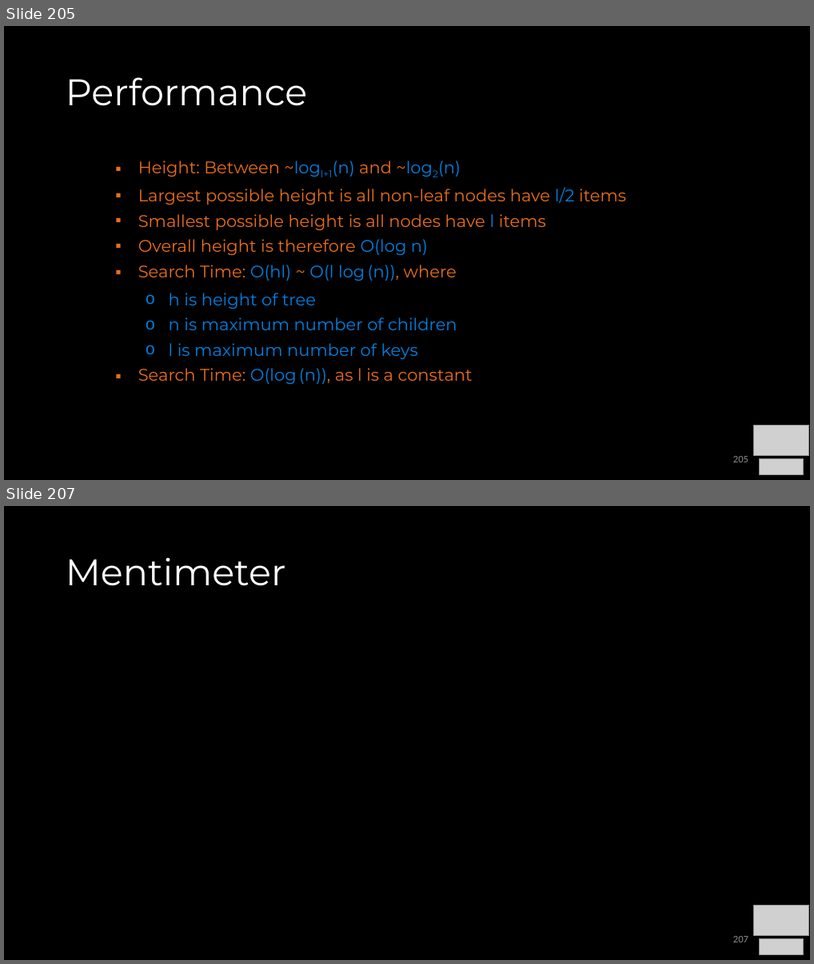
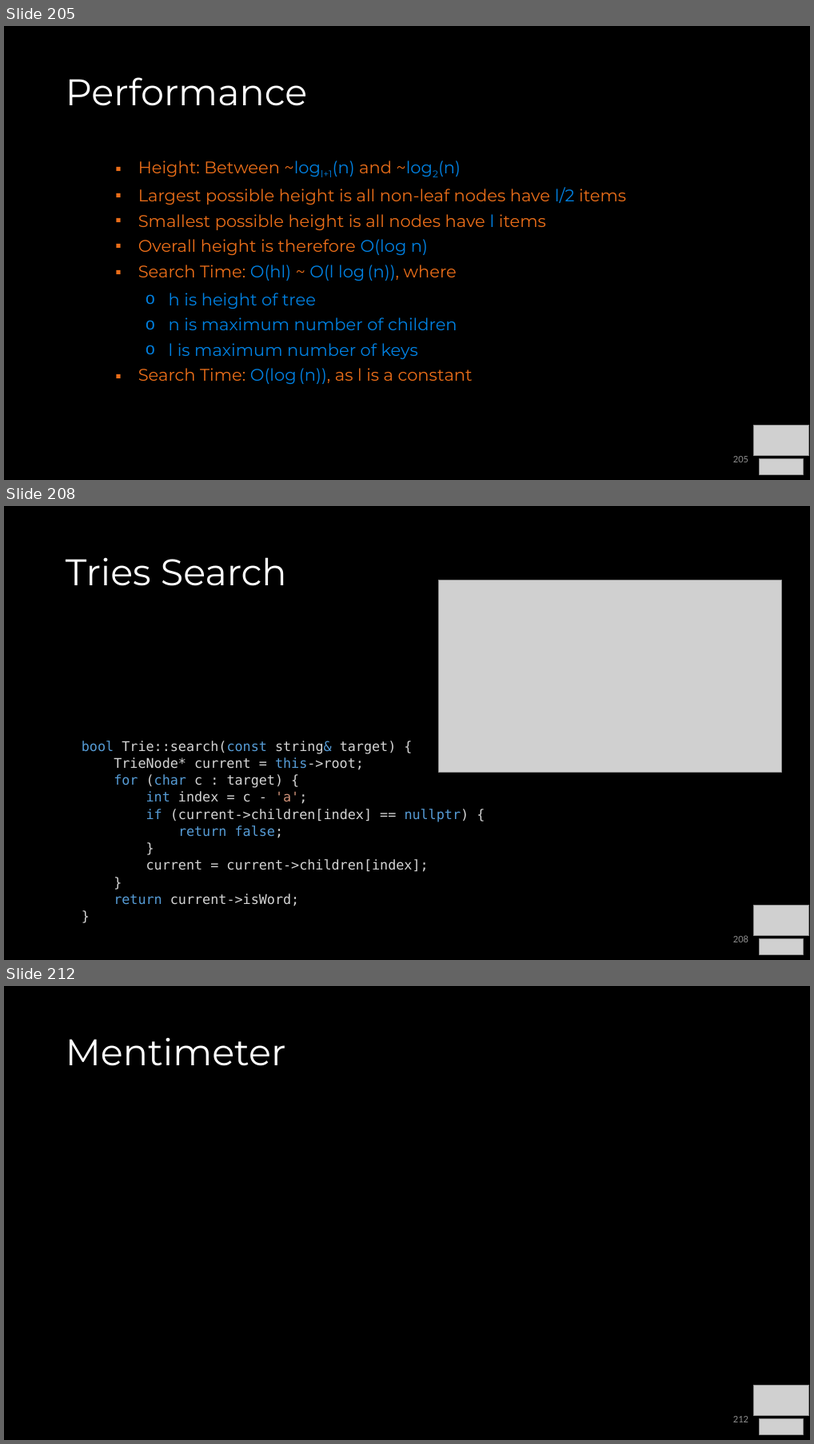
Before and after one commit to COP3530/Instructional-Content, a slide deck: Slides/Slides-PPT/4 - Balanced Trees.pptx. Shown one above the other, each under a label of ours: slides 205 and 207 before the commit, slides 205, 208 and 212 after it; the slides between them are not shown. The pictures are 814x964 and 814x1444 pixels, drawn with LibreOffice and Linux fonts; fonts in the diff are those of the drawing; grey boxes stand for pictures. Boxes give left, top, right and bottom in pixels: in the first picture for what was removed or moved away, otherwise in the second. Text is boxed around its words. In the diff, an @@ line names an element or a change of style, - is before the commit and + after.

Commit message:
tries added

```diff
--- a/Slides/Slides-PPT/4 - Balanced Trees.pptx
+++ b/Slides/Slides-PPT/4 - Balanced Trees.pptx
@@ slide 208 added at (x1=4, y1=506, x2=810, y2=960), background #000000 @@
@@ title added at (x1=66, y1=557, x2=287, y2=586), 44 pt, text #FFFFFF @@
+Tries Search
@@ picture added at (x1=438, y1=580, x2=782, y2=772) @@
@@ text added at (x1=82, y1=740, x2=470, y2=906), 16 pt, text #D4D4D4 @@
+bool Trie::search(const string& target) {
+TrieNode* current = this->root;
+for (char c : target) {
+int index = c - 'a';
+if (current->children[index] == nullptr) {
+return false;
+}
+current = current->children[index];
+}
+return current->isWord;
+}
@@ picture added at (x1=754, y1=904, x2=810, y2=936) @@
@@ page number added at (x1=734, y1=935, x2=749, y2=942), 12 pt, text #8C8C8C @@
+208
@@ picture added at (x1=759, y1=939, x2=804, y2=954) @@
@@ what was slide 207 is now slide 212 @@
@@ page number at (x1=734, y1=1416, x2=749, y2=1422): text changed @@
-207
+212
```
Also in this commit, not shown: 4 other slides added, 1 slide removed, 1 other file.
